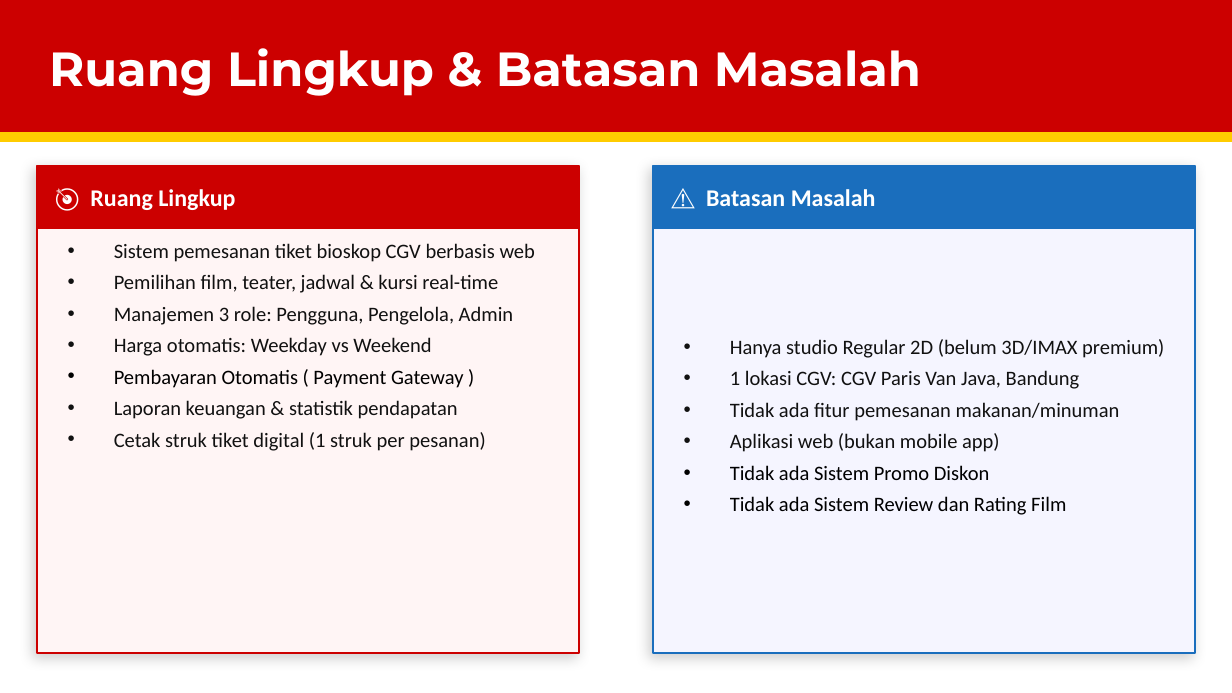
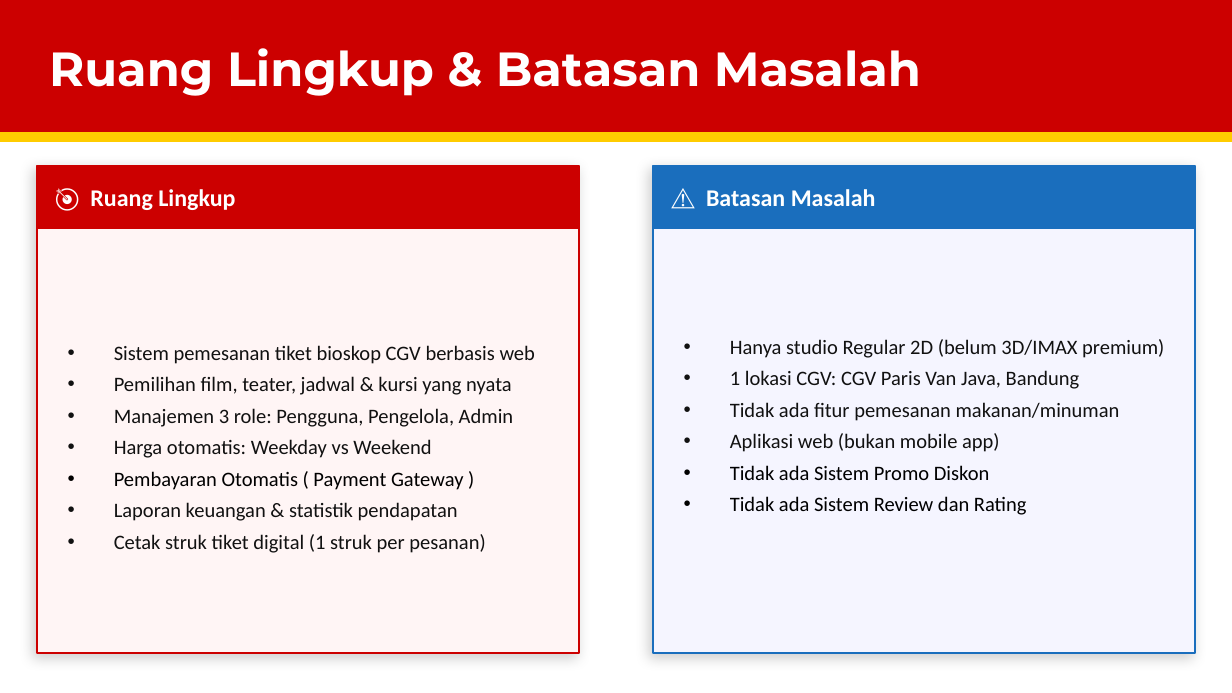
Before and after one commit to risschoo/Pemesanan_Tiket_Bioskop_online, a slide deck: slide 2 of TA_PemesananTiketBioskop_Faris_Presentasi.pptx. Drawn at 1232x693 pixels with LibreOffice and Linux fonts; fonts in the diff are those of the drawing. Boxes give left, top, right and bottom in pixels: in the first picture for what was removed or moved away, otherwise in the second. Text is boxed around its words. In the diff, an @@ line names an element or a change of style, - is before the commit and + after.

Commit message:
Pesan penjelasan update

```diff
--- a/TA_PemesananTiketBioskop_Faris_Presentasi.pptx
+++ b/TA_PemesananTiketBioskop_Faris_Presentasi.pptx
@@ text "Sistem pemesanan tiket bioskop CGV ...": place and size @@
-text "Sistem pemesanan tiket bioskop CGV ..." at box(114, 243, 535, 451)
+text "Sistem pemesanan tiket bioskop CGV ..." at box(114, 345, 535, 553)
@@ text at box(114, 376, 512, 395): text changed @@
-• Pemilihan film, teater, jadwal & kursi real-time
+• Pemilihan film, teater, jadwal & kursi yang nyata
@@ text at box(730, 496, 1027, 515): text changed @@
-• Tidak ada Sistem Review dan Rating Film
+• Tidak ada Sistem Review dan Rating
```
Also in this commit, not shown: 2 other slides changed, 16 other files.
